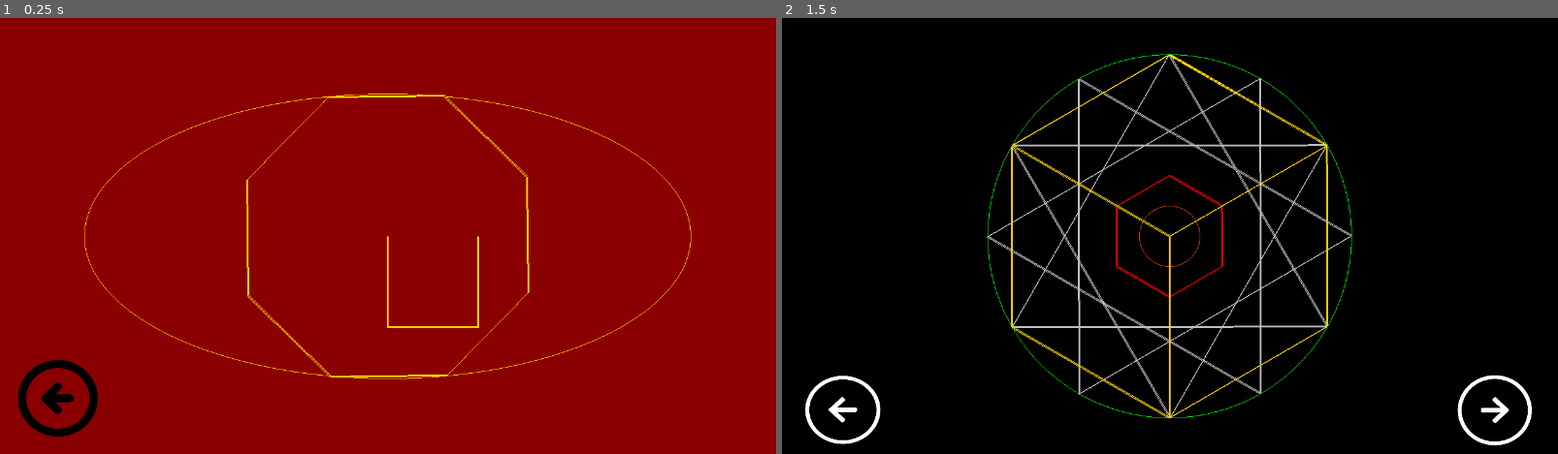
Above: before the commit, frames 1-2 (left to right).
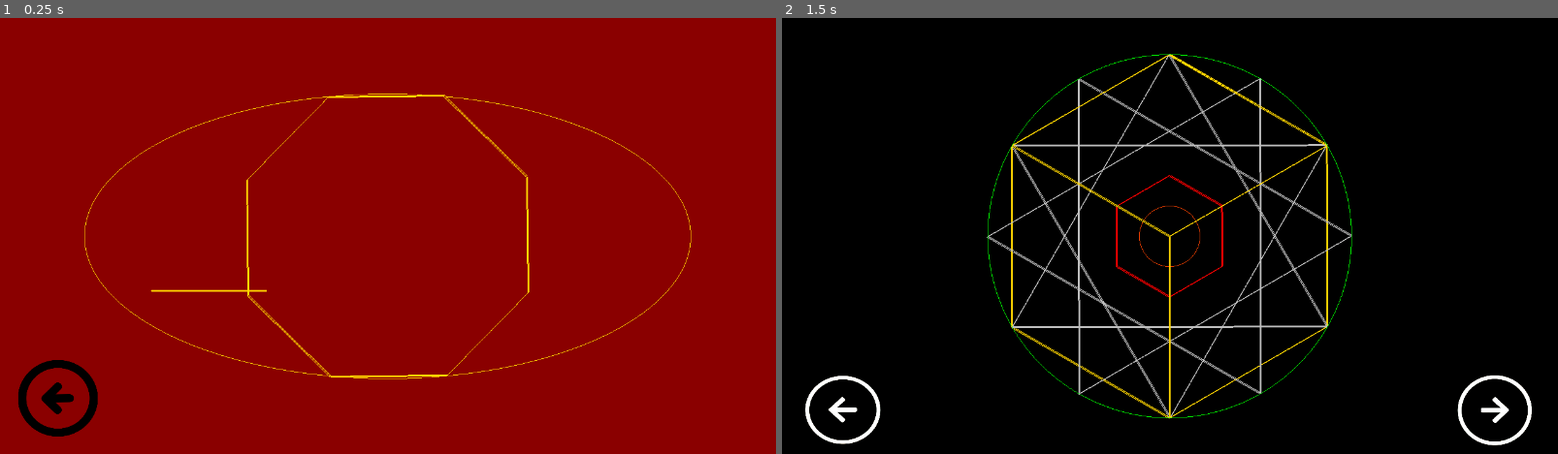
Above: after the commit, the same moments.

Repository: HilmanPermana/KOMGRAF
Game: Godot game, scene res://Scene/Geometric3.tscn
Two runs of this game, one before a commit and one after it. Both use one fixed random seed, a clock stepped at 60 frames per second and the inputs below.
Inputs (mouse positions are in pixels of both pictures, inside the frame that each line leads up to):
- Up to frame 1 (0.25 s): no input
- Up to frame 2 (1.5 s): tap Enter at 0.5 s; click (836, 397) at 1.25 s

The runs differ from the first frame. In frame 1, 0.3% of the frame differs, in the area x 19-62%, y 50-72%; in frame 2, nothing differs.
Error after the commit: Invalid type in function 'append_array' in base 'PoolVector2Array'. Cannot convert argument 1 from Nil to PoolVector2Array. (res://Script/Geometric3.gd:29)

Commit message:
Add new file

Diff:
--- a/TubesETS_2D/SourceCodeProject/Script/Geometric3.gd
+++ b/TubesETS_2D/SourceCodeProject/Script/Geometric3.gd
@@ -7,7 +7,7 @@
 
 	segi_lebihdari4_rotate(250, 8, Vector2(640, 360), 0.0, Color.gold, 67, Vector2(640,360));
 	ellips(640, 360, 500, 235, Color.gold);
-	segitiga_ss(Vector2(640, 360), 150, Color.gold, "weight");
+	put_pixel_all(segitiga_sembarang(), Color.gold)
 
 
 
--- a/TubesETS_2D/SourceCodeProject/Script/Primitif.gd
+++ b/TubesETS_2D/SourceCodeProject/Script/Primitif.gd
@@ -10,6 +10,9 @@
 func put_pixel(x, y, color):
 	draw_primitive(PoolVector2Array([Vector2(x, y)]), PoolColorArray([color]), PoolVector2Array())
 
+func put_pixel_all(dot: PoolVector2Array, color):
+	for i in dot.size():
+		put_pixel(dot[i].x, dot[i].y, color)
 
 #====MATRIX=======#
 
--- a/TubesETS_2D/SourceCodeProject/Script/Shape.gd
+++ b/TubesETS_2D/SourceCodeProject/Script/Shape.gd
@@ -21,22 +21,15 @@
 		# Sisi Kanan
 		line_dda(start.x+length-1, start.y, start.x+length-1, start.y+length, color, type)
 
-func segitiga_ss(start, length, color, type):
-	if type != 'weight':
-
-		# Sisi Bawah
-		line_dda(start.x, start.y+length, start.x+length, start.y+length, color, type)
-		# Sisi Kiri
-		line_dda(start.x  - 100, start.y, start.x - 50, start.y+length, color, type)
-		# Sisi Kanan
-		line_dda(start.x+length, start.y, start.x+length, start.y+length, color, type)
-	else:
-		# Sisi Bawah
-		line_dda(start.x-1, start.y+length, start.x+length, start.y+length, color, type)
-		# Sisi Kiri
-		line_dda(start.x, start.y, start.x, start.y+length, color, type)
-		# Sisi Kanan
-		line_dda(start.x+length-1, start.y, start.x+length-1, start.y+length, color, type)
+func segitiga_sembarang():
+	var titik_awal = Vector2(310,450)
+	var panjang_sisi = 130
+
+	var res = PoolVector2Array()
+	res.append_array(line_dda(titik_awal.x - 60 , titik_awal.y, titik_awal.x + panjang_sisi, titik_awal.y, Color.gold, "weight")) #sisi atas
+	res.append_array(line_dda(titik_awal.x - 60, titik_awal.y, titik_awal.x + panjang_sisi/2, titik_awal.y + panjang_sisi, Color.gold, "weight")) #sisi kiri
+	res.append_array(line_dda(titik_awal.x + panjang_sisi, titik_awal.y, titik_awal.x + panjang_sisi/2 , titik_awal.y + panjang_sisi, Color.gold, "weight")) #sisi kanan
+	return res
 
 func layang(start, diag1_top, diag1_bottom, diag2, color, type):
 	# Sisi Kiri Atas
